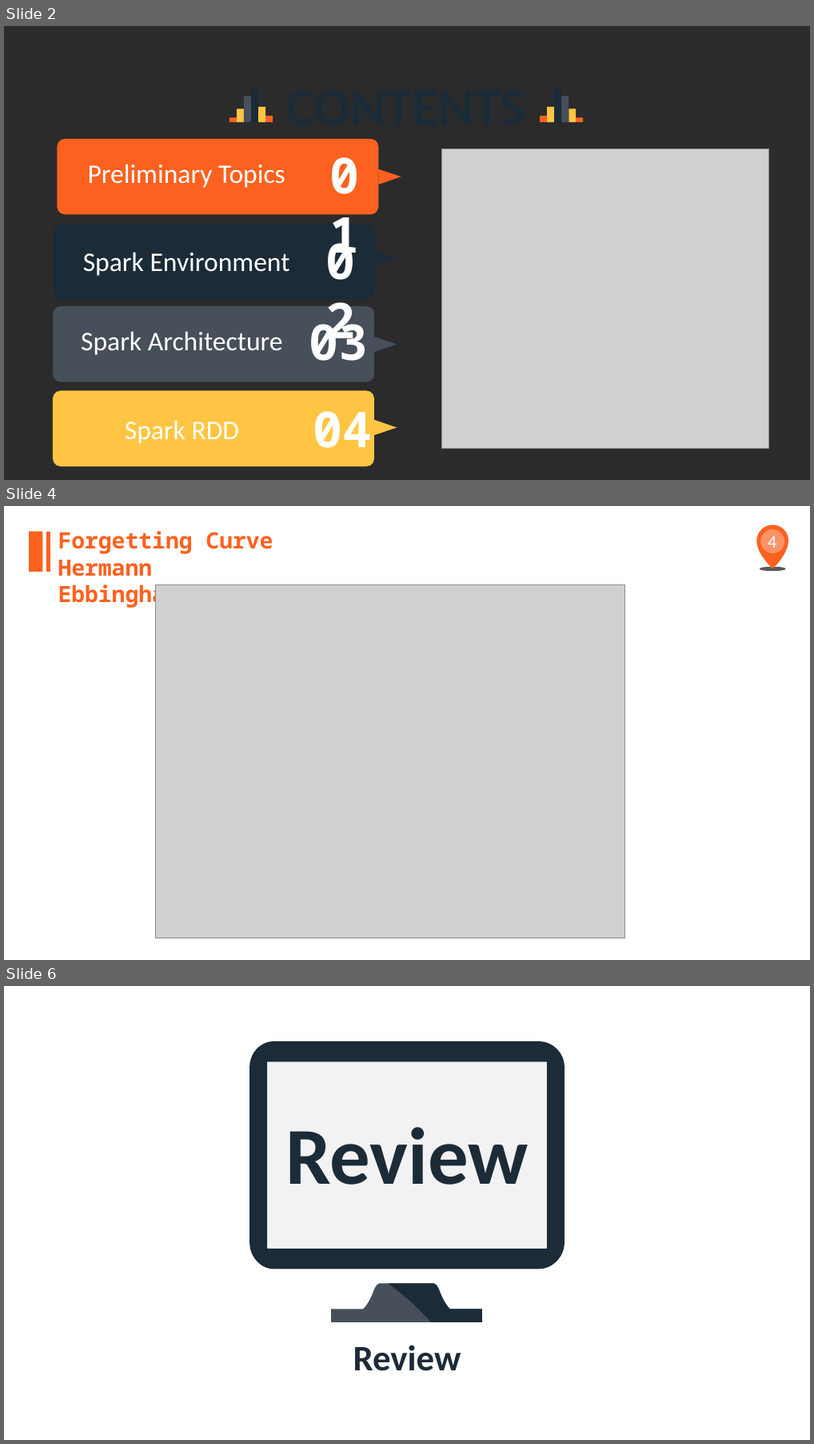
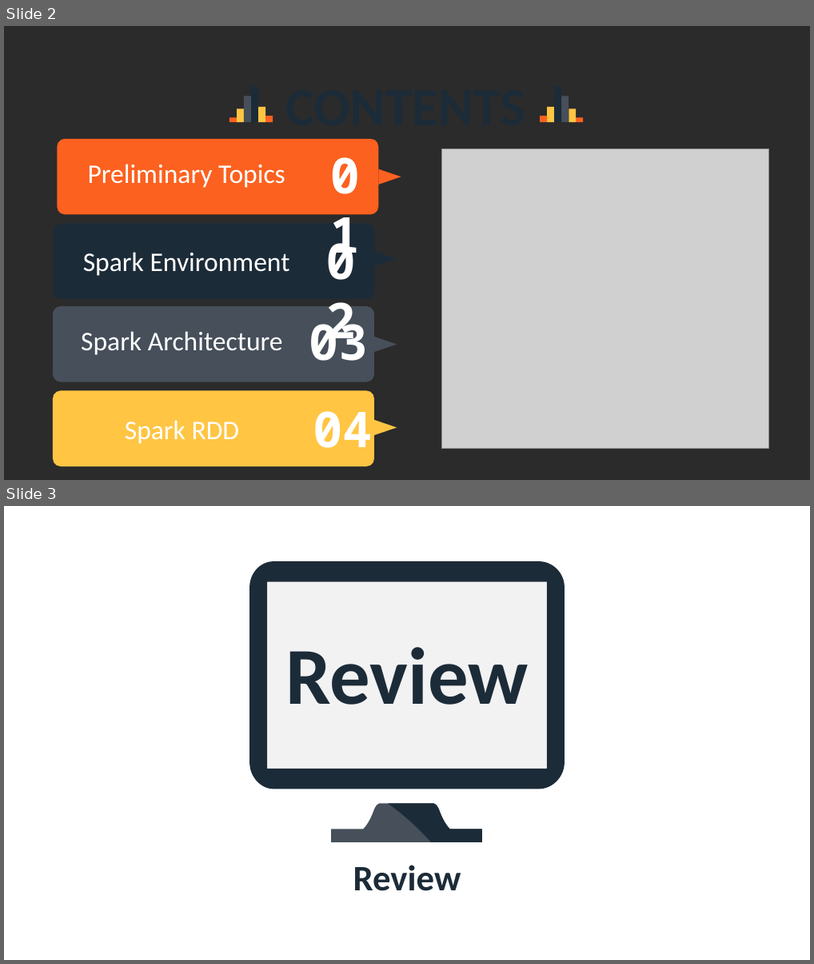
Before and after one commit to xenron/Seminar-Tenji, a slide deck: docs/courseware/04_Spark/courseware.pptx. Shown one above the other, each under a label of ours: slides 2, 4 and 6 before the commit, slides 2 and 3 after it; the slides between them are not shown. The pictures are 814x1444 and 814x964 pixels, drawn with LibreOffice and Linux fonts; fonts in the diff are those of the drawing; grey boxes stand for pictures; background and template pictures are left out; a plain dark background stands for a picture behind light text. Boxes give left, top, right and bottom in pixels: in the first picture for what was removed or moved away, otherwise in the second. Text is boxed around its words. In the diff, an @@ line names an element or a change of style, - is before the commit and + after.

```diff
--- a/docs/courseware/04_Spark/courseware.pptx
+++ b/docs/courseware/04_Spark/courseware.pptx
@@ slide 4 removed at (4,506,810,960), background picture (left out) @@
@@ freeform shape removed at (757,524,789,568) @@
@@ ellipse removed at (762,529,786,553) @@
@@ rectangle removed at (29,531,42,572) @@
@@ line removed from (48, 531) to (48, 572) @@
@@ text removed at (58,531,273,608) @@
-Forgetting Curve
-Hermann Ebbinghaus
@@ page number removed at (768,536,777,553) @@
-4
@@ ellipse removed at (759,567,786,571) @@
@@ picture removed at (156,585,625,937) @@
@@ what was slide 6 is now slide 3 @@
```
Also in this commit, not shown: 2 other slides removed, 10 other files.
